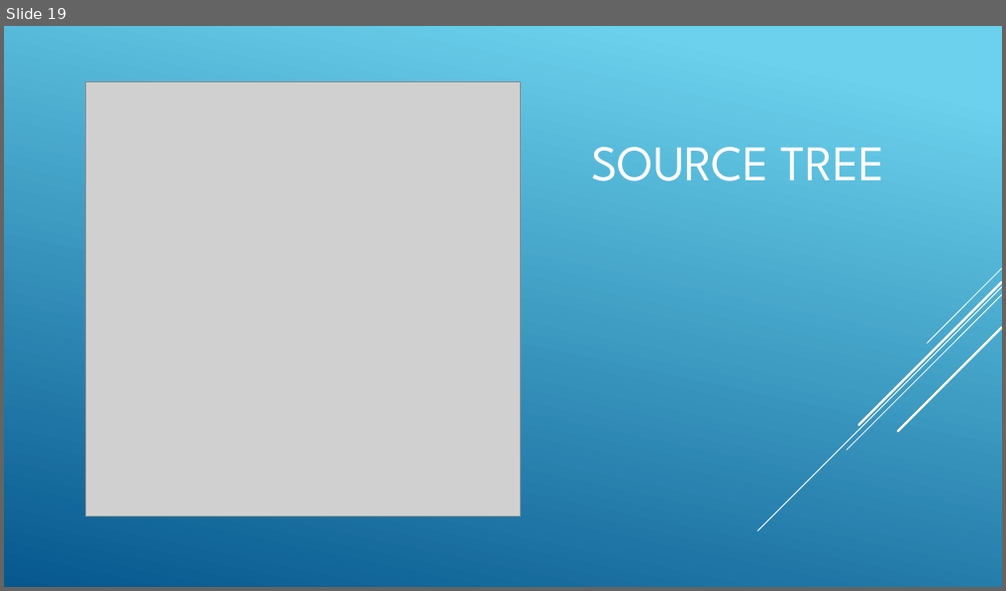
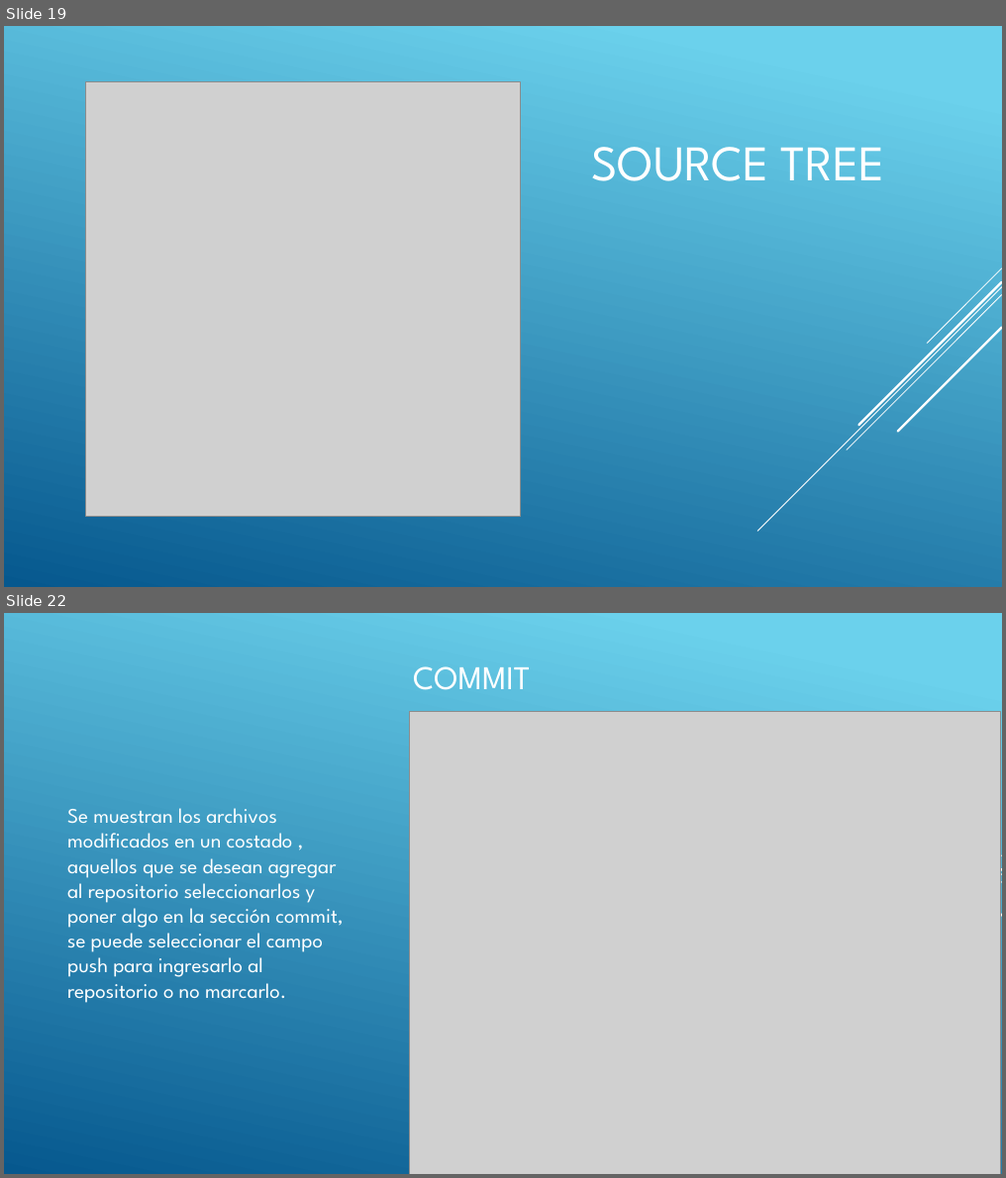
Before and after one commit to jovannyzepeda/qtp, a slide deck: adicionales/presentacion procesos/Capacitación de los procesos via.pptx. Shown one above the other, each under a label of ours: slide 19 before the commit, slides 19 and 22 after it; the slides between them are not shown. The pictures are 1006x591 and 1006x1178 pixels, drawn with LibreOffice and Linux fonts; fonts in the diff are those of the drawing; grey boxes stand for pictures. Boxes give left, top, right and bottom in pixels: in the first picture for what was removed or moved away, otherwise in the second. Text is boxed around its words. In the diff, an @@ line names an element or a change of style, - is before the commit and + after.

Commit message:
Integrando modificaciones al archivo de capacitacion de empleados

```diff
--- a/adicionales/presentacion procesos/Capacitación de los procesos via.pptx
+++ b/adicionales/presentacion procesos/Capacitación de los procesos via.pptx
@@ slide 22 added at [4,613,1002,1174], background gradient #6ED2EB to #06588E; not listed: 5 template elements that a slide beside it also shows @@
@@ title added at [413,666,530,690], 32 pt, text #FFFFFF @@
+COMMIT
@@ picture added at [410,712,1001,1174] @@
@@ text added at [67,808,343,1003], 20 pt, text #FFFFFF @@
+Se muestran los archivos modificados en un costado , aquellos que se desean agregar al repositorio seleccionarlos y poner algo en la sección commit, se puede seleccionar el campo push para ingresarlo al repositorio o no marcarlo.
```
Also in this commit, not shown: 3 other slides added.
